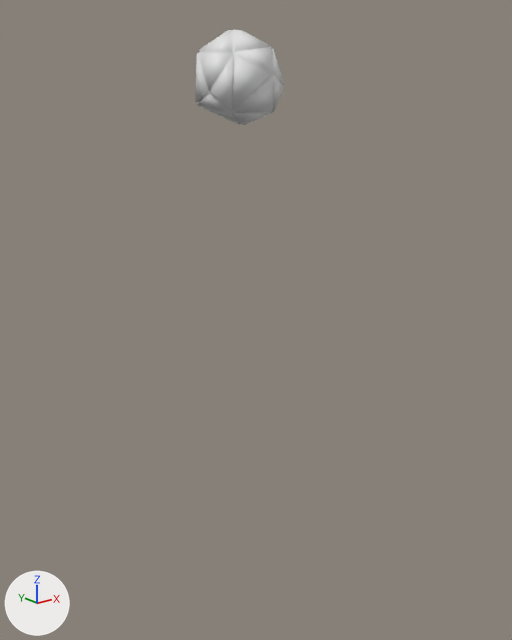
Before and after pictures for a commit that changed the Blender file Unity/Astral Codex/Assets/Bundle/Models/Chime Redesign/ChimeRemodel_technology.blend.
Both versions are drawn from a camera (50 mm lens) standing at (-18.9, -24.9, 22.6) and looking at (0.3, -0.8, 12.9). Lighting does not change. The marker at lower left points along +X, +Y and +Z. The same objects are shown in both versions, whatever each file hides.

Before the edit, the objects in view are built like this:
```python
me_icosphere_001 = bpy.data.meshes.new('Icosphere.001')
me_icosphere_001.from_pydata(...)  # 98 vertices, 109 faces; spans x -0.97..0.95, y -1.05..1.02, z -0.97..1.03
me_icosphere_001.polygons.foreach_set('use_smooth', [True] * 109)
ob_icosphere_001 = bpy.data.objects.new('Icosphere.001', me_icosphere_001)
ob_icosphere_001.location = (0.0, 0.0, 23.26)
ob_icosphere_001.scale = (1.89, 1.89, 1.89)
```
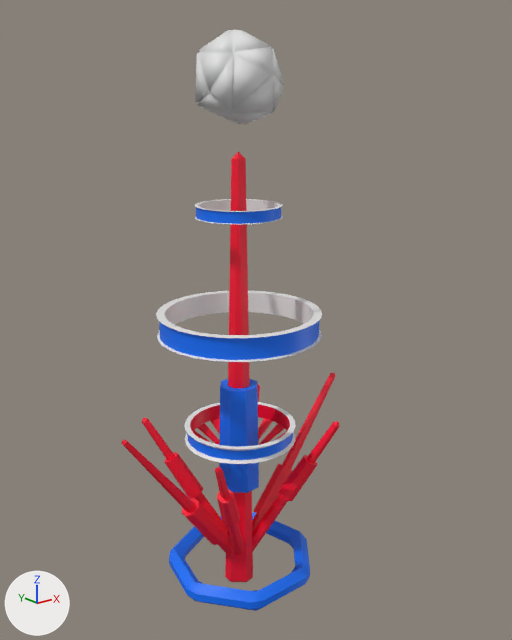
Where the newer file only moved an object's origin or applied its transform, the numbers keep the older frame.

Location of each change, [x1, y1, x2, y2] in pixels of the pictures (512 x 640 px):
'Transmitter', added
    after: [121, 152, 340, 611]
    faces in mat_2 (red #ff002f): [121, 152, 340, 582]
    faces in mat_3 (blue #0071ff): [159, 207, 319, 611]
    faces in mat_1 (white #e7e7e7): [156, 199, 322, 464]

The change, as a list of edits to the scene's bpy script:
```text
Add me_cone_006:
    me_cone_006.from_pydata(...)  # 1148 vertices, 1145 faces, 14 loose edges; spans x -6.3..6.3, y -5.6..3.8, z -1.1..20.4
    me_cone_006.polygons.foreach_set('use_smooth', [True] * 1145)
    # faces by material slot: [448, 479, 218]
    me_cone_006.materials.append(mat_1)  # white #e7e7e7
    me_cone_006.materials.append(mat_2)  # red #ff002f
    me_cone_006.materials.append(mat_3)  # blue #0071ff
Add ob_transmitter:
    ob_transmitter = bpy.data.objects.new('Transmitter', me_cone_006)
    ob_transmitter.location = (0.0, 0.0, 0.0)
```
